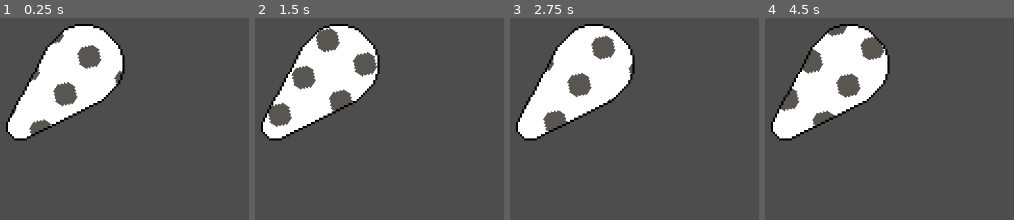
Above: before the commit, frames 1-4 (left to right).
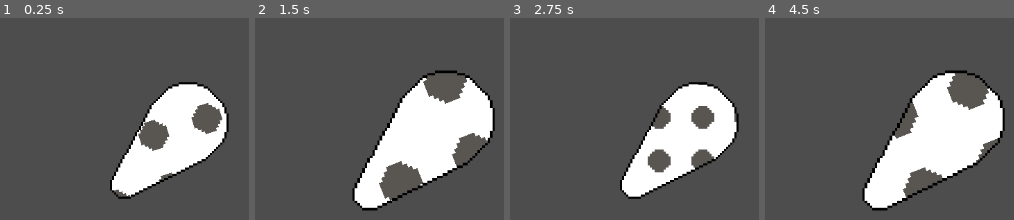
Above: after the commit, the same moments.

Repository: HjalteTagmose/Winball
Game: Godot game, scene res://scenes/test.tscn
Same seed, same stepped clock (60 frames per second), same inputs: the game is played once before the commit and once after it. The project has no main scene, so this scene is started directly.
Inputs:
- Up to frame 1 (0.25 s): no input
- Up to frame 2 (1.5 s): tap Enter (ui_accept) at 0.5, 1.35 s; hold Enter (ui_accept) 0.53-1.28 s
- Up to frame 3 (2.75 s): tap Enter (ui_accept) at 1.52, 1.82 s; hold Enter (ui_accept) from 2.03 s (still down)
- Up to frame 4 (4.5 s): release Enter (ui_accept) at 2.78 s; tap Enter (ui_accept) at 2.85, 3.02, 3.32, 4.35 s; hold Enter (ui_accept) 3.53-4.28 s

The runs differ from the first frame. In frame 1, 27% of the frame differs, in the area x 2-92%, y 2-90%; in frame 2, 30%; in frame 3, 27%; in frame 4, 32%, in the area x 2-97%, y 2-96%.

Commit message:
add flipper animation

Diff:
--- a/scenes/test.tscn
+++ b/scenes/test.tscn
@@ -1,23 +1,48 @@
-[gd_scene load_steps=5 format=3 uid="uid://bd1d2ff04wjul"]
+[gd_scene load_steps=10 format=3 uid="uid://bd1d2ff04wjul"]
 
 [ext_resource type="Shader" uid="uid://d1wxs38in1tt7" path="res://sprites/test/scrolling_texture.gdshader" id="1_bl13t"]
 [ext_resource type="Texture2D" uid="uid://dd6ns6y03fnal" path="res://sprites/test/test_flipper.png" id="1_errlg"]
 [ext_resource type="Texture2D" uid="uid://8uverxmiu3hn" path="res://sprites/test/test_pattern.png" id="2_bl13t"]
+[ext_resource type="Script" uid="uid://cvvegl8w2yi4q" path="res://sprites/test/flipper_animation.gd" id="4_74lek"]
 
 [sub_resource type="ShaderMaterial" id="ShaderMaterial_iyx0m"]
 shader = ExtResource("1_bl13t")
 shader_parameter/scroll_texture = ExtResource("2_bl13t")
 shader_parameter/tiling = Vector2(1, 1)
 shader_parameter/direction = Vector2(1, 1)
-shader_parameter/speed = 0.1
-shader_parameter/rotation = 1.0
+shader_parameter/speed = 0.2
+shader_parameter/rotation = 0.0
 shader_parameter/scale = 1.0
+
+[sub_resource type="Curve" id="Curve_74lek"]
+_limits = [0.0, 2.0, 0.0, 0.25]
+_data = [Vector2(0, 0.469404), 0.0, 0.0, 0, 0, Vector2(0.0640496, 1.36561), 0.0, 0.0, 0, 0, Vector2(0.21281, 1.0031), 0.0, 0.0, 0, 0]
+point_count = 3
+
+[sub_resource type="Curve" id="Curve_j5jx5"]
+_limits = [0.08, 0.1, 0.0, 0.25]
+_data = [Vector2(0, 0.0968477), 0.0, -0.0963304, 0, 0, Vector2(0.0707645, 0.0955693), 0.0, 0.0, 0, 0, Vector2(0.25, 0.0968477), 0.0, 0.0, 0, 0]
+point_count = 3
+
+[sub_resource type="Curve" id="Curve_lpvoh"]
+_limits = [0.0, 2.0, 0.0, 0.5]
+_data = [Vector2(0, 1.0031), 0.0, -4.30036, 0, 0, Vector2(0.136364, 0.680868), 0.0, 0.0, 0, 0, Vector2(0.422521, 1.02324), 0.0, 0.0, 0, 0]
+point_count = 3
+
+[sub_resource type="Curve" id="Curve_at5dv"]
+_data = [Vector2(0.00206612, 0), 0.0, 1.27627, 0, 0, Vector2(0.00413223, 0.264911), 1.92919, 1.92919, 0, 0, Vector2(0.549587, 0), -0.155448, 0.0, 0, 0]
+point_count = 3
 
 [node name="Test" type="Node2D"]
 
 [node name="Flipper" type="Sprite2D" parent="."]
 texture_filter = 1
 material = SubResource("ShaderMaterial_iyx0m")
-position = Vector2(100, 100)
+position = Vector2(250, 184)
 scale = Vector2(3, 3)
 texture = ExtResource("1_errlg")
+script = ExtResource("4_74lek")
+scale_curve = SubResource("Curve_74lek")
+texture_speed_curve = SubResource("Curve_j5jx5")
+texture_scale_curve = SubResource("Curve_lpvoh")
+texture_rotate_curve = SubResource("Curve_at5dv")
--- /dev/null
+++ b/sprites/test/flipper_animation.gd
@@ -0,0 +1,25 @@
+extends Sprite2D
+
+@export var scale_curve : Curve
+@export var texture_speed_curve : Curve
+@export var texture_scale_curve : Curve
+@export var texture_rotate_curve : Curve
+var scale_normal : Vector2
+var animation_t : float = 0
+
+func _ready() -> void:
+	scale_normal = scale
+
+func _process(delta: float) -> void:
+	animation_t += delta
+	hit_animation()
+
+func _input(event: InputEvent) -> void:
+	if event.is_action_pressed("ui_accept"):
+		animation_t = 0
+
+func hit_animation() -> void:
+	scale = scale_normal * scale_curve.sample(animation_t)
+	material.set("shader_parameter/speed", texture_speed_curve.sample(animation_t))
+	material.set("shader_parameter/scale", texture_scale_curve.sample(animation_t))
+	material.set("shader_parameter/rotation", texture_rotate_curve.sample(animation_t))
--- a/sprites/test/scrolling_texture.gdshader
+++ b/sprites/test/scrolling_texture.gdshader
@@ -8,23 +8,23 @@
 uniform float scale = 1.0;
 
 vec2 rotated(vec2 a, float angle) {
-  float s = sin(angle);
-  float c = cos(angle);
-  vec2 res = a;
+	float s = sin(angle);
+	float c = cos(angle);
+	vec2 res = a - 0.5;
 
-  res.x = a.x * c - a.y * s;
-  res.y = a.x * s + a.y * c;
+	res.x = a.x * c - a.y * s;
+	res.y = a.x * s + a.y * c;
 
-  return res;
+	return res + 0.5;
 }
 
 void fragment() {
 	if (COLOR == vec4(0,0,1,1))
 	{
-		vec2 newUV = UV * scale;
+		vec2 newUV = (UV - 0.5) * scale + 0.5;
+		newUV = rotated(newUV, rotation);
 	    newUV *= tiling;
         newUV += direction * TIME * speed;
-		newUV = rotated(newUV, rotation);
 
 		newUV = fract(newUV);
 		COLOR = texture(scroll_texture, newUV);
Not shown, added: sprites/test/flipper_animation.gd.uid
